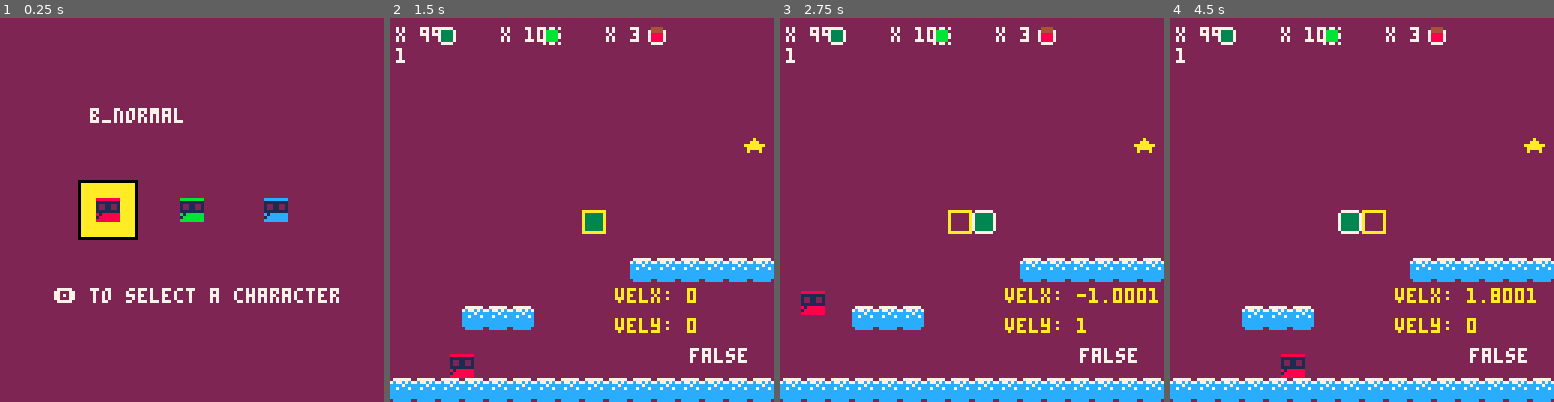
Above: before the commit, frames 1-4 (left to right).
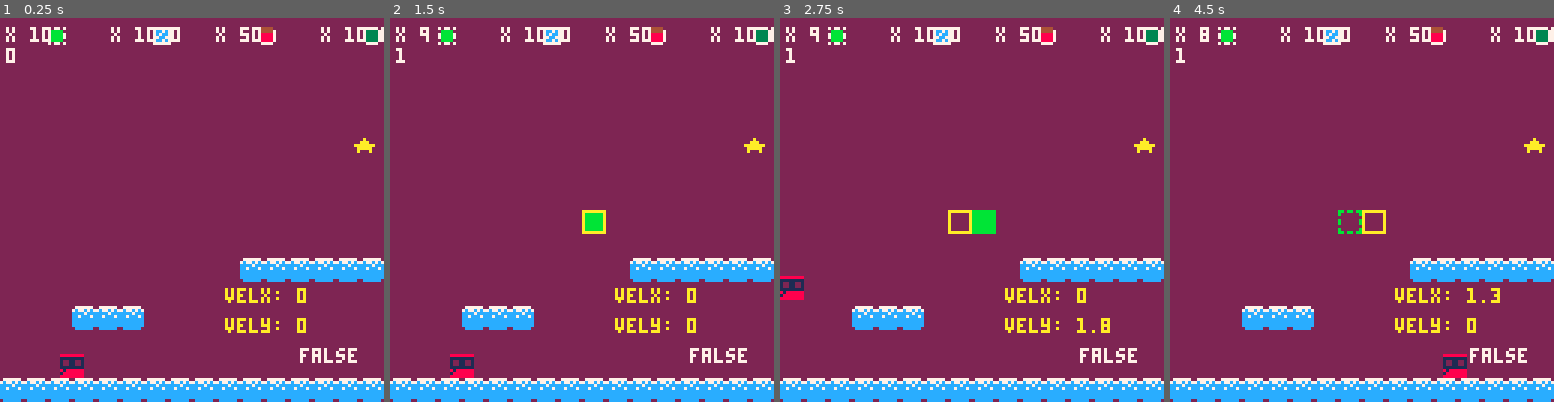
Above: after the commit, the same moments.

Repository: FlavioIero/PlatformMaker
Game: PICO-8 cartridge platformmaker.p8
Two runs of this game, one before a commit and one after it. Both use one fixed random seed, a clock stepped at 60 frames per second and the inputs below.
Inputs:
- Up to frame 1 (0.25 s): no input
- Up to frame 2 (1.5 s): tap O (Z key) at 0.33, 0.7, 1.43 s; tap X (X key) at 1.07 s
- Up to frame 3 (2.75 s): hold Left 1.97-2.37 s; tap X (X key) at 2.07, 2.4, 2.73 s; tap O (Z key) at 2.22 s; hold Down from 2.42 s (still down)
- Up to frame 4 (4.5 s): release Down at 2.82 s; hold Right 2.87-3.53 s; tap X (X key) every 0.33 s from 3.07 to 4.4 s; tap O (Z key) at 3.1, 3.98 s; hold Up 3.58-4.08 s; hold Right from 4.13 s (still down)

The runs differ from the first frame. In frame 1, 17% of the frame differs, in the area x 0-100%, y 2-100%; in frame 2, 1.1%; in frame 3, 2.4%; in frame 4, 2.2%.

Commit message:
comments for var tweaking

Diff:
--- a/platformmaker.p8
+++ b/platformmaker.p8
@@ -48,8 +48,10 @@
 	poke(0x5f2e,1)
 	--pal({[0]=0,-15,1,-4,12,13,-1,7,2,-7,-8,8,9,-3,-2,-14},1)	reset_var()
 	reset_var()
-	_update = update_menu
-	_draw = draw_menu
+	--_update = update_menu
+	--_draw = draw_menu
+	_update = update_game
+	_draw = draw_game
 
 	-- debug
 	block_types = {
@@ -60,10 +62,13 @@
 
 	bm = blocks_mng:new()
 
+	bm:add_blocks(block_types.b_switch,10)
+	bm:add_blocks(block_types.b_glass,1000)
+	bm:add_blocks(block_types.b_slime,50)
 	bm:add_blocks(block_types.b_normal,1000)
-	--bm:add_blocks(block_types.b_glass,1000)
-	bm:add_blocks(block_types.b_switch,10)
-	bm:add_blocks(block_types.b_slime,3)
+
+
+
 
 end
 
@@ -183,19 +188,21 @@
 -- player --
 
 player = {
+	-- vars to change --
+	jump_vel = -8,
+ max_fall = 8,
+ weight = 1.4,
+ max_vel_x = 5,
+	accel = 4,
+	decel = 3.7, -- decel should be less than accel
+	--------------------
 	states = {jump=1,build=2,switch=3},
-	jump_vel = -6,
- max_fall = 8,
- weight = 1,
  x = 0,
  y = 0,
 	sprt = 1,
 	state = nil,
 	vel_x = 0,
 	vel_y = 0,
-	max_vel_x = 5,
-	accel = 0.5,
-	decel = 0.3,
 	-- build
 	bx = 64,
 	by = 64,
